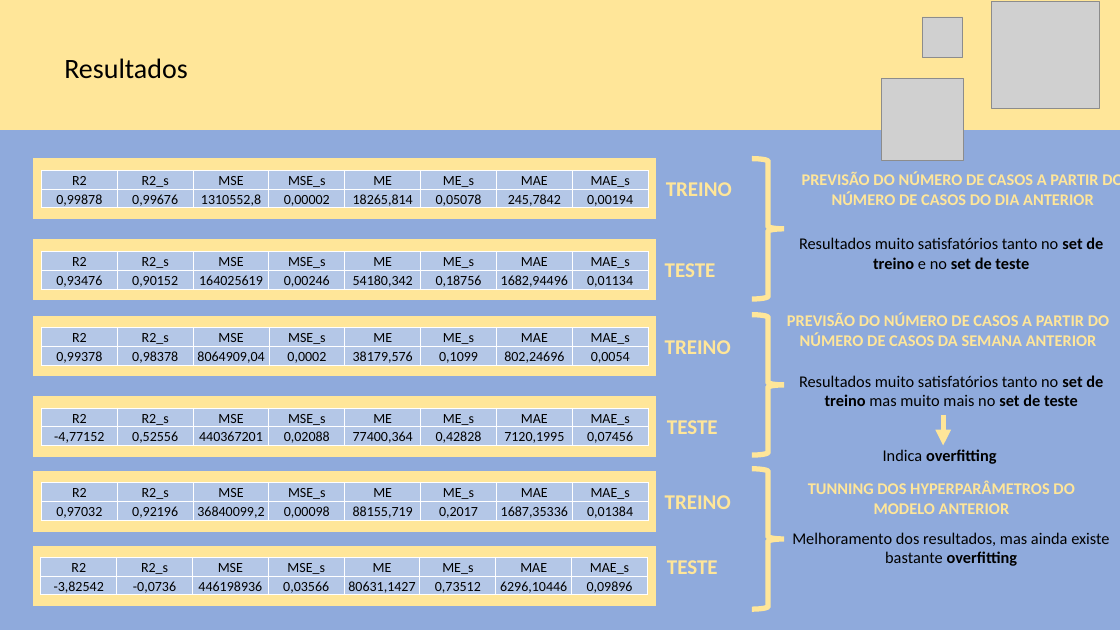
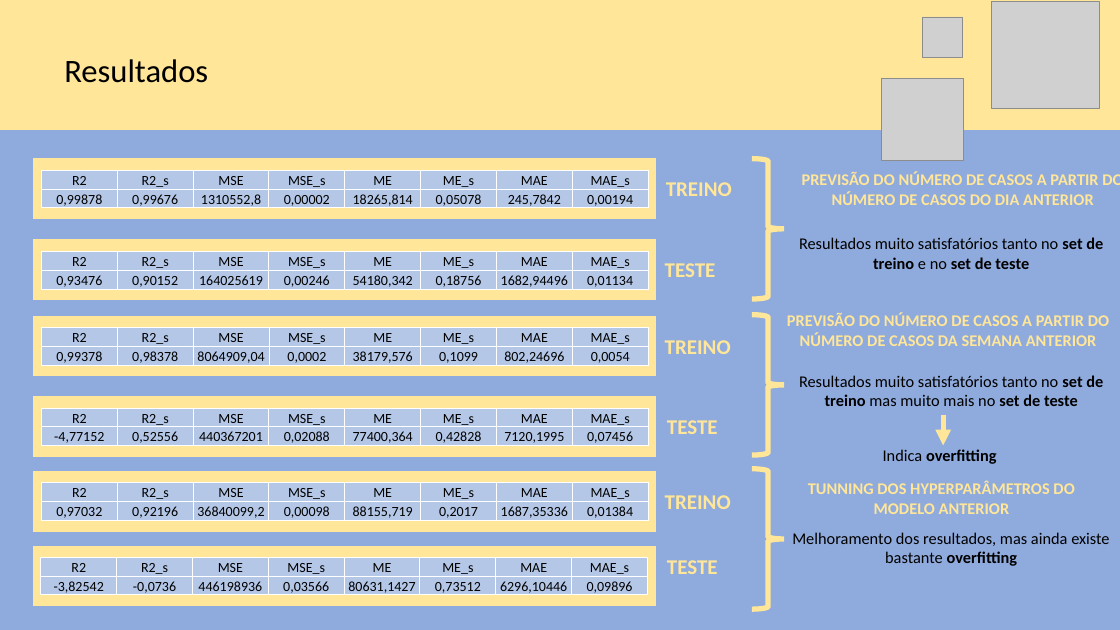
Before and after one commit to fsbarros98/IART_classes, a slide deck: slide 5 of COVID-19/presentations/Checkpoint 10 de Maio.pptx. Drawn at 1120x630 pixels with LibreOffice and Linux fonts; fonts in the diff are those of the drawing; grey boxes stand for pictures. Boxes give left, top, right and bottom in pixels: in the first picture for what was removed or moved away, otherwise in the second. Text is boxed around its words. In the diff, an @@ line names an element or a change of style, - is before the commit and + after.

```diff
--- a/COVID-19/presentations/Checkpoint 10 de Maio.pptx
+++ b/COVID-19/presentations/Checkpoint 10 de Maio.pptx
@@ text "Resultados" at (64,59,208,83): size 24 to 28 pt @@
```
Also in this commit, not shown: 5 other slides changed, 9 other files.
